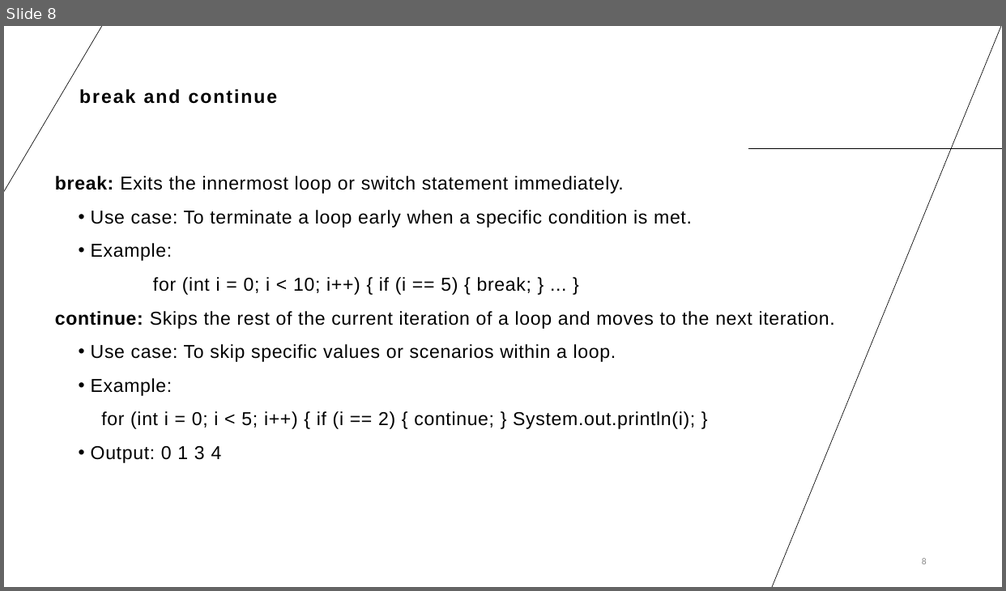
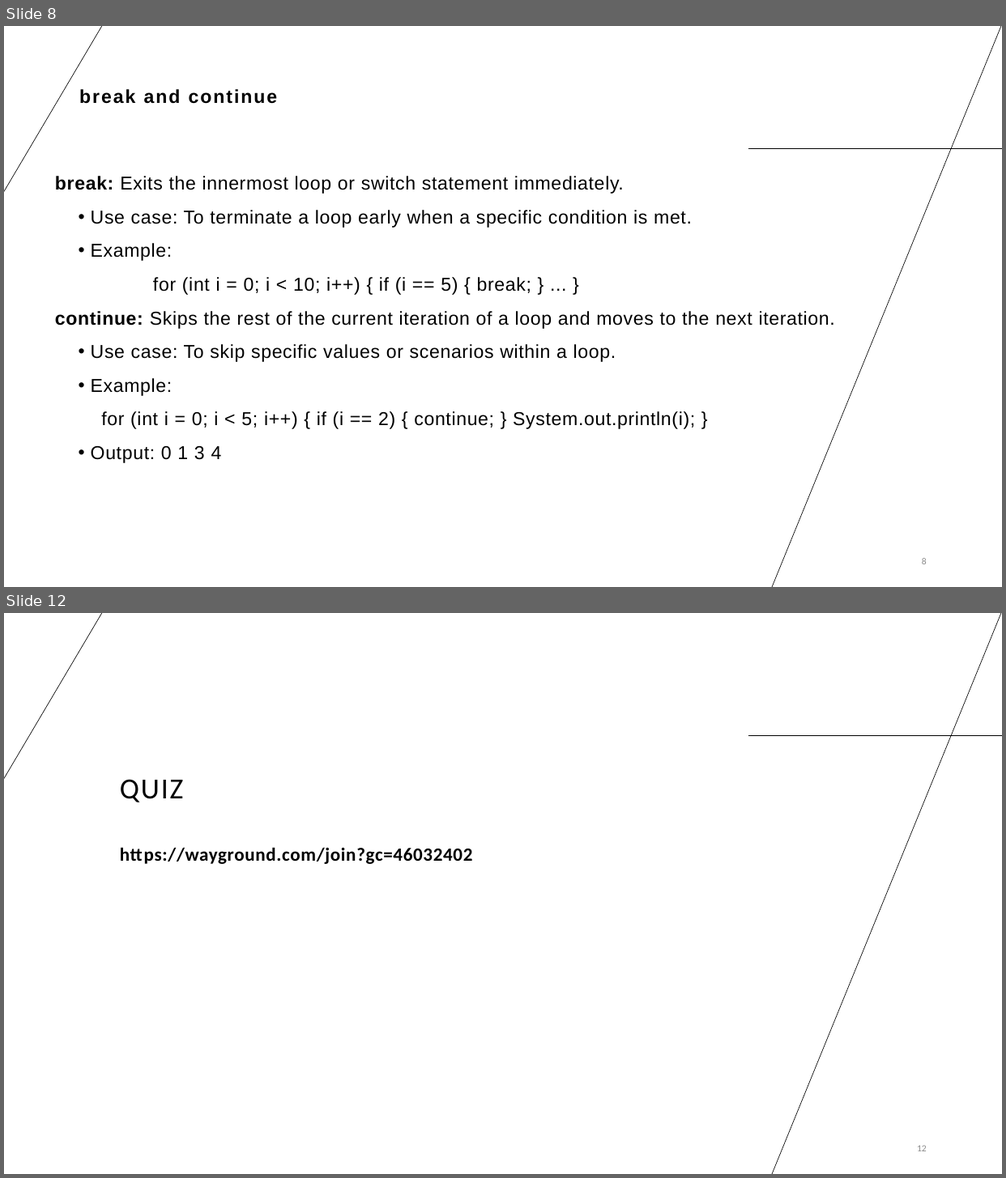
Before and after one commit to sanjiv-16/SPOTKNACK-03BACKE25, a slide deck: S03/03backe25 session 03.pptx. Shown one above the other, each under a label of ours: slide 8 before the commit, slides 8 and 12 after it; the slides between them are not shown. The pictures are 1006x591 and 1006x1178 pixels, drawn with LibreOffice and Linux fonts; fonts in the diff are those of the drawing. Boxes give left, top, right and bottom in pixels: in the first picture for what was removed or moved away, otherwise in the second. Text is boxed around its words. In the diff, an @@ line names an element or a change of style, - is before the commit and + after.

```diff
--- a/S03/03backe25 session 03.pptx
+++ b/S03/03backe25 session 03.pptx
@@ slide 12 added at (4, 613, 1002, 1174), background #FFFFFF; not listed: 3 template elements that a slide beside it also shows @@
@@ title added at (120, 779, 184, 803), 28 pt, text #000000 @@
+QUIZ
@@ text added at (120, 847, 473, 864), 18 pt, text #000000, bold @@
+https://wayground.com/join?gc=46032402
@@ page number added at (917, 1145, 927, 1152), 9 pt, text #8C8C8C @@
+12
```
Also in this commit, not shown: 2 slides changed, 2 other slides added, 1 other file.
